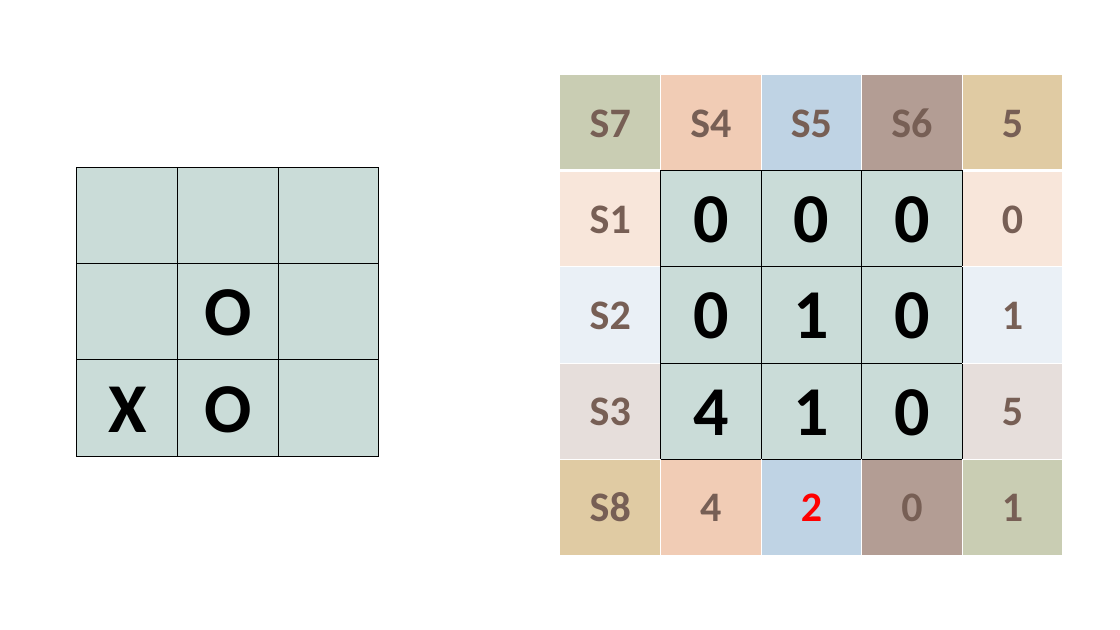
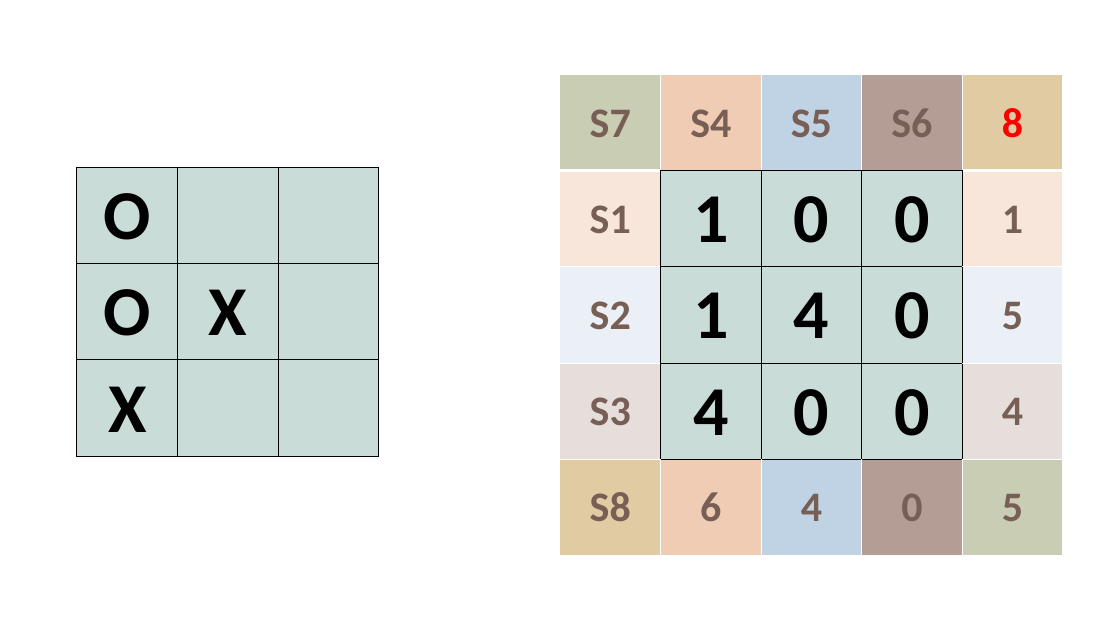
Before and after one commit to RMRubert/RMRubert.github.io, a slide deck: slide 3 of files/2021/Tic-Tac-Toe-Figures.pptx. Drawn at 1120x630 pixels with LibreOffice and Linux fonts; fonts in the diff are those of the drawing. Boxes give left, top, right and bottom in pixels: in the first picture for what was removed or moved away, otherwise in the second. Text is boxed around its words. In the diff, an @@ line names an element or a change of style, - is before the commit and + after.

```diff
--- a/files/2021/Tic-Tac-Toe-Figures.pptx
+++ b/files/2021/Tic-Tac-Toe-Figures.pptx
@@ table at [560,75,1065,555] @@
-row 1, column 5: 5
+row 1, column 5: 8
-row 2, column 2: 0
+row 2, column 2: 1
-row 2, column 5: 0
+row 2, column 5: 1
-row 3: S2 | 0 | 1 | 0 | 1
+row 3: S2 | 1 | 4 | 0 | 5
-row 4, column 3: 1
+row 4, column 3: 0
-row 4, column 5: 5
+row 4, column 5: 4
-row 5: S8 | 4 | 2 | 0 | 1
+row 5: S8 | 6 | 4 | 0 | 5
@@ table at [77,168,380,456] @@
-row 1, column 1: 
+row 1, column 1: O
-row 2, column 1: 
+row 2, column 1: O
-row 2, column 2: O
+row 2, column 2: X
-row 3, column 2: O
+row 3, column 2: 
```
Also in this commit, not shown: 1 other slide changed, 3 other files.
